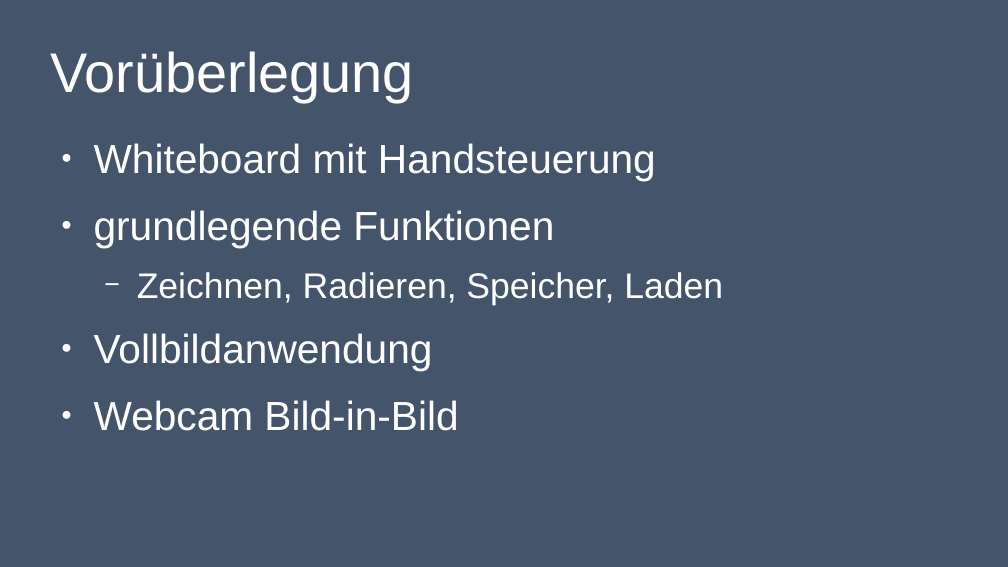
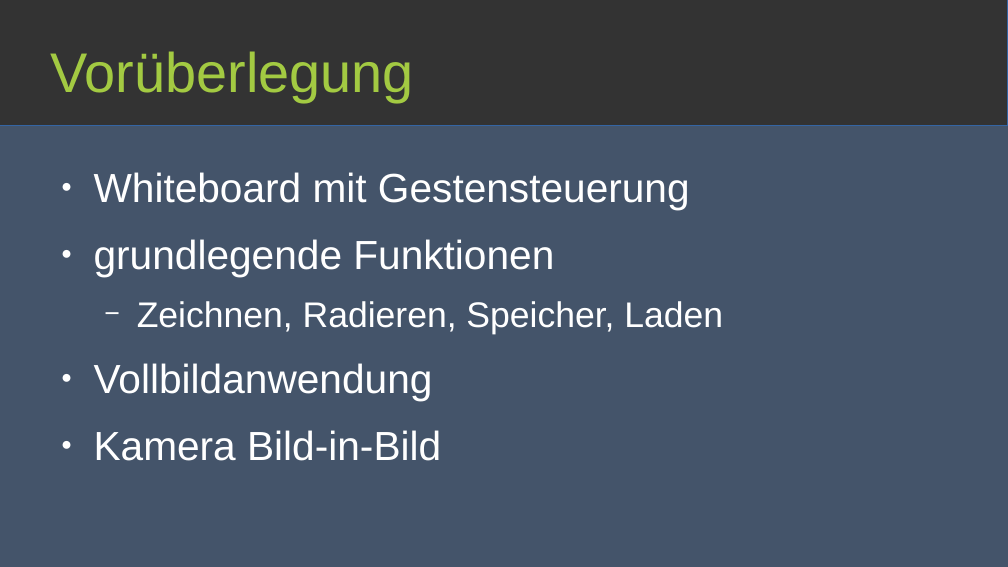
Before and after one commit to lukas-haupt/OpenCV-Whiteboard, a slide deck: slide 3 of Presentations/opencv-whiteboard-presentation_end.odp. Drawn at 1008x567 pixels with LibreOffice and Linux fonts; fonts in the diff are those of the drawing. Boxes give left, top, right and bottom in pixels: in the first picture for what was removed or moved away, otherwise in the second. Text is boxed around its words. In the diff, an @@ line names an element or a change of style, - is before the commit and + after.

Commit message:
Added slides for Jetson Nano, changed layout, minor changes to bullet points, typos

```diff
--- a/Presentations/opencv-whiteboard-presentation_end.odp
+++ b/Presentations/opencv-whiteboard-presentation_end.odp
@@ rectangle added at <box>0,0,1008,126</box>, fill #333333, outline #3465A4 0 pt @@
@@ title "Vorüberlegung" at <box>50,51,413,102</box>: text colour #FFFFFF to #A3CA42 @@
@@ text "Whiteboard mit Gestensteuerung": place and size @@
-text "Whiteboard mit Gestensteuerung" at <box>94,143,723,431</box>
+text "Whiteboard mit Gestensteuerung" at <box>94,172,723,461</box>
@@ text at <box>94,172,690,210</box>: text changed @@
-● Whiteboard mit Handsteuerung
+● Whiteboard mit Gestensteuerung
@@ text at <box>94,430,441,461</box>: text changed @@
-● Webcam Bild-in-Bild
+● Kamera Bild-in-Bild
```
Also in this commit, not shown: 7 other slides changed, 5 slides added, 1 slide removed, 1 other file.
